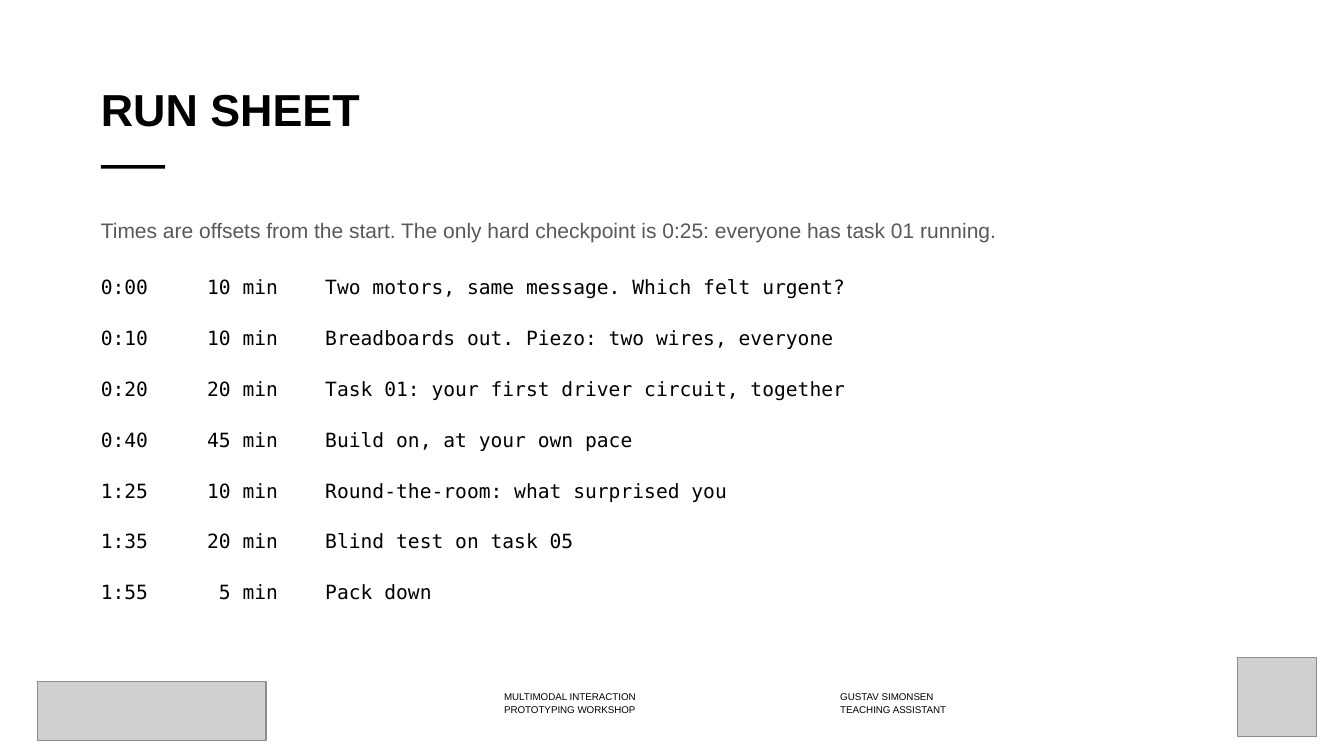
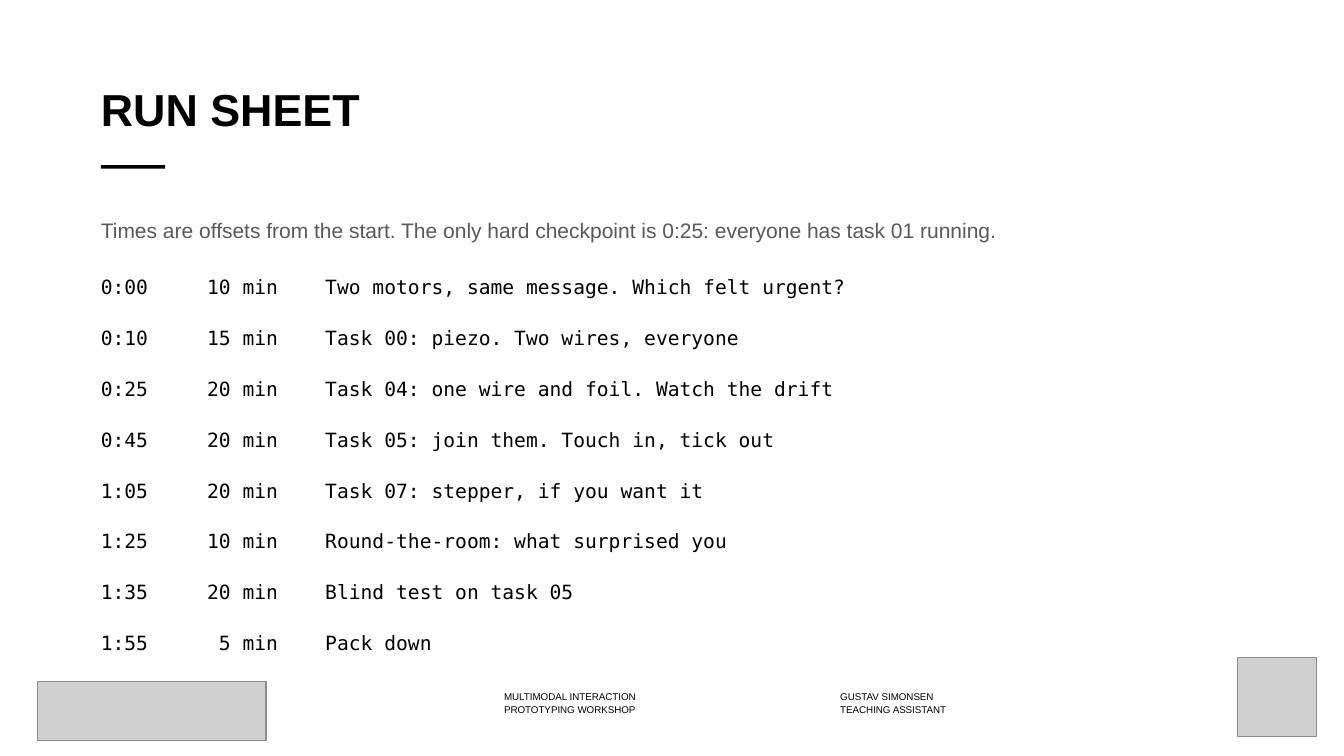
Before and after one commit to labtools-au/multimodal-actuator-workshop, a slide deck: slide 5 of docs/multimodal-actuator-workshop.pptx. Drawn at 1344x756 pixels with LibreOffice and Linux fonts; fonts in the diff are those of the drawing; grey boxes stand for pictures; background and template pictures are left out. Boxes give left, top, right and bottom in pixels: in the first picture for what was removed or moved away, otherwise in the second. Text is boxed around its words. In the diff, an @@ line names an element or a change of style, - is before the commit and + after.

```diff
--- a/docs/multimodal-actuator-workshop.pptx
+++ b/docs/multimodal-actuator-workshop.pptx
@@ text at (x1=101, y1=330, x2=833, y2=502): text changed @@
-0:10 10 min Breadboards out. Piezo: two wires, everyone
-0:20 20 min Task 01: your first driver circuit, together
-0:40 45 min Build on, at your own pace
+0:10 15 min Task 00: piezo. Two wires, everyone
+0:25 20 min Task 04: one wire and foil. Watch the drift
+0:45 20 min Task 05: join them. Touch in, tick out
+1:05 20 min Task 07: stepper, if you want it
```
Also in this commit, not shown: 5 other slides changed, 1 slide added, 6 slides removed, 4 other files.
